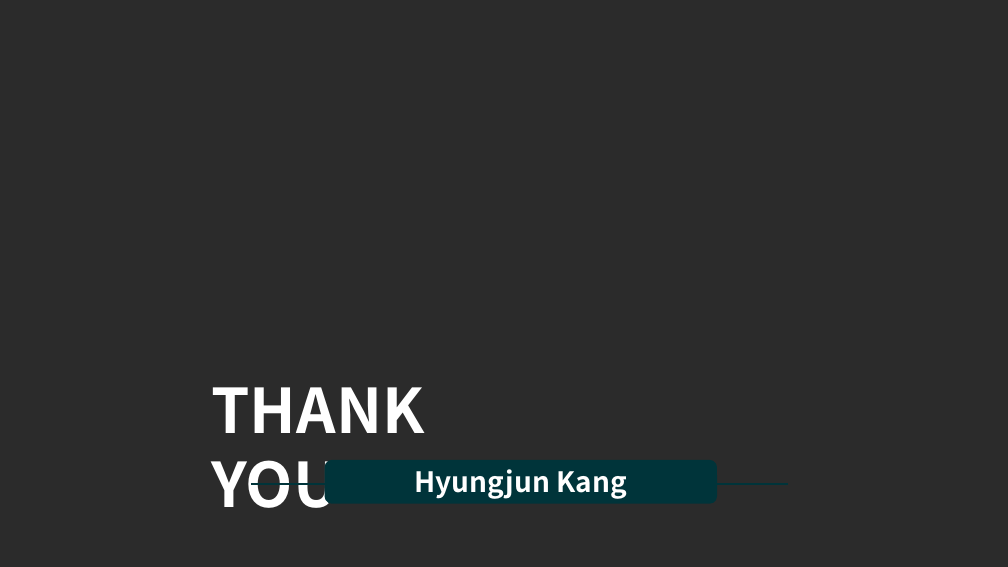
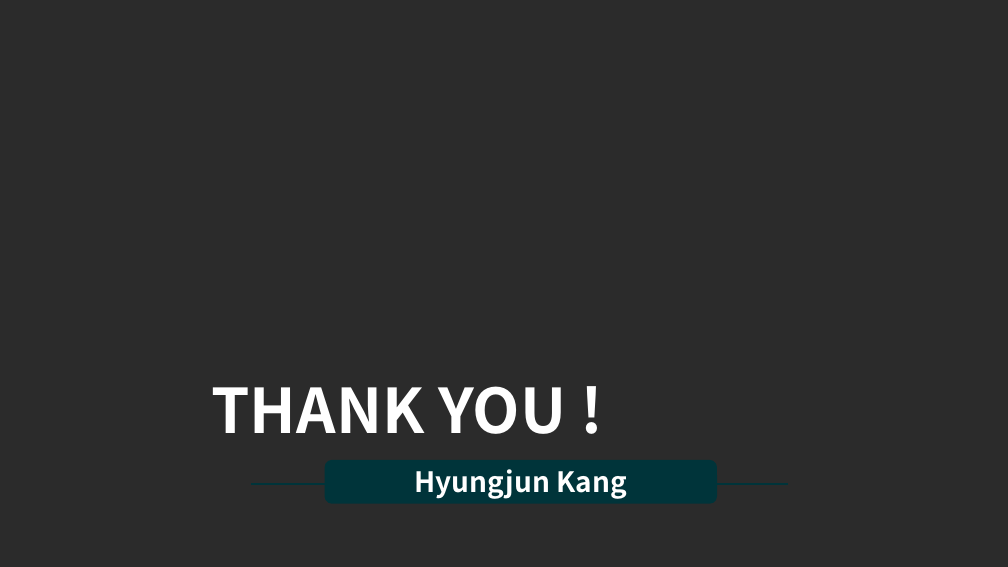
Before and after one commit to tyoon1016/IEEE-CIS-Fraud-Detection-Project, a slide deck: slide 11 of KangMOD5FinalProject2020.pptx. Drawn at 1008x567 pixels with LibreOffice and Linux fonts; fonts in the diff are those of the drawing; background and template pictures are left out; a plain dark background stands for a picture behind light text. Boxes give left, top, right and bottom in pixels: in the first picture for what was removed or moved away, otherwise in the second. Text is boxed around its words. In the diff, an @@ line names an element or a change of style, - is before the commit and + after.

```diff
--- a/KangMOD5FinalProject2020.pptx
+++ b/KangMOD5FinalProject2020.pptx
@@ text at (x1=211, y1=386, x2=566, y2=434): text changed @@
-THANK YOU
+THANK YOU !
```
Also in this commit, not shown: 3 other slides changed, 1 other file.
